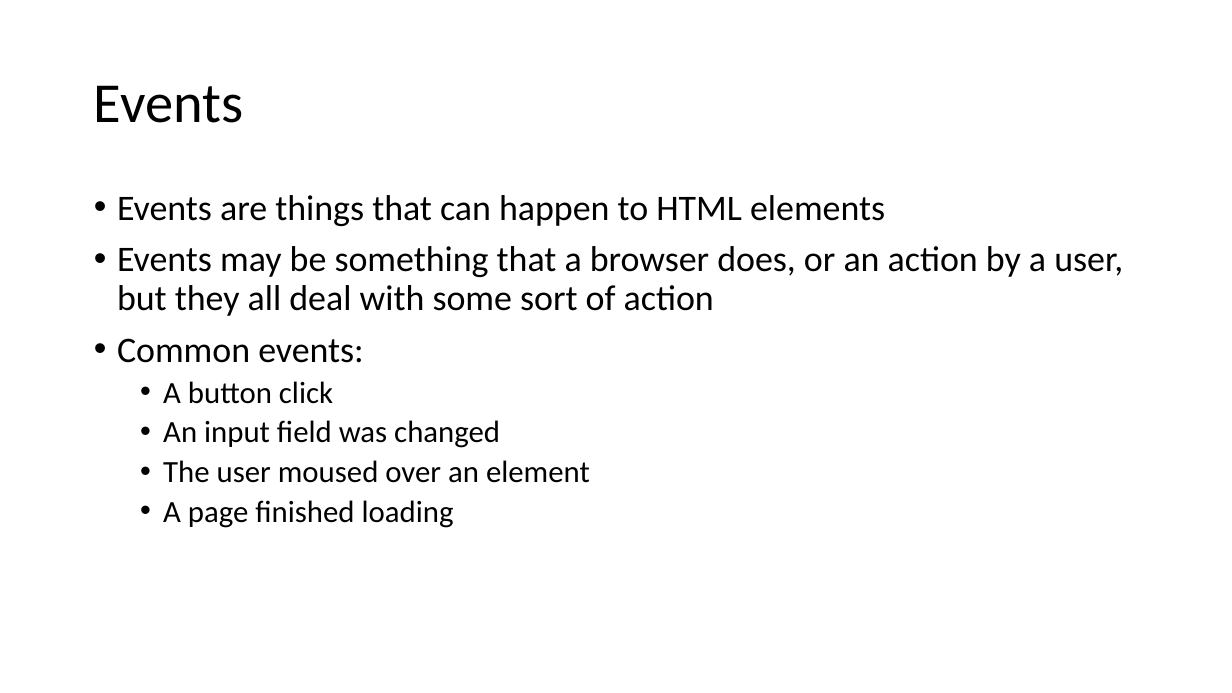
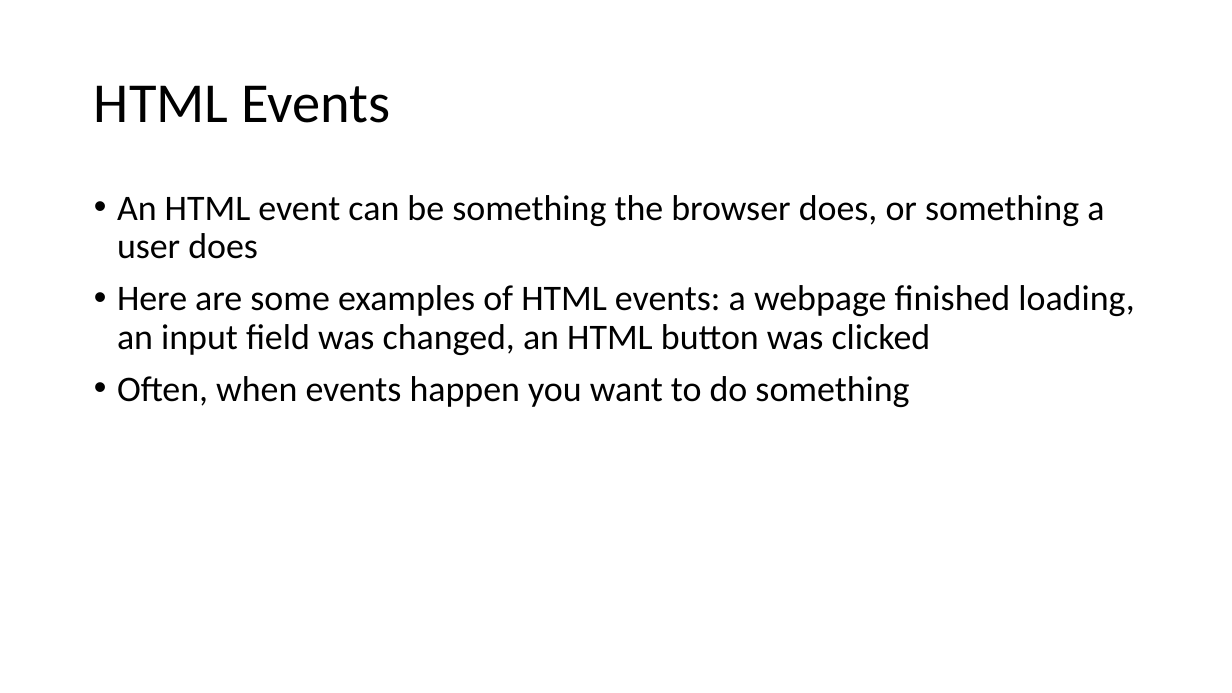
Before and after one commit to YWCANWIL-TechLab/Module3-Exercises, a slide deck: slide 49 of slides/Module 3 - Data Types.pptx (slide 25 before the commit). Drawn at 1232x693 pixels with LibreOffice and Linux fonts; fonts in the diff are those of the drawing. Boxes give left, top, right and bottom in pixels: in the first picture for what was removed or moved away, otherwise in the second. Text is boxed around its words. In the diff, an @@ line names an element or a change of style, - is before the commit and + after.

```diff
--- a/slides/Module 3 - Data Types.pptx
+++ b/slides/Module 3 - Data Types.pptx
@@ title at (94,85,390,123): text changed @@
-Events
+HTML Events
@@ text at (117,195,1134,407): text changed @@
-• Events are things that can happen to HTML elements
-• Events may be something that a browser does, or an action by a user, but they all deal with some sort of action
-• Common events:
-  • A button click
-  • An input field was changed
-  • The user moused over an element
-  • A page finished loading
+• An HTML event can be something the browser does, or something a user does
+• Here are some examples of HTML events: a webpage finished loading, an input field was changed, an HTML button was clicked
+• Often, when events happen you want to do something
```
Also in this commit, not shown: 8 other slides changed, 40 slides added, 17 slides removed.
